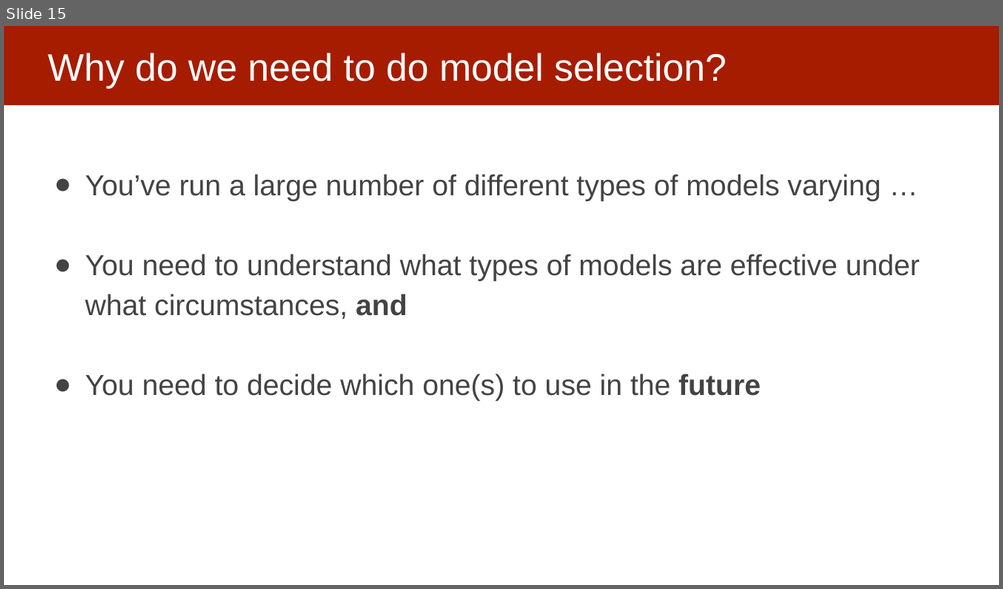
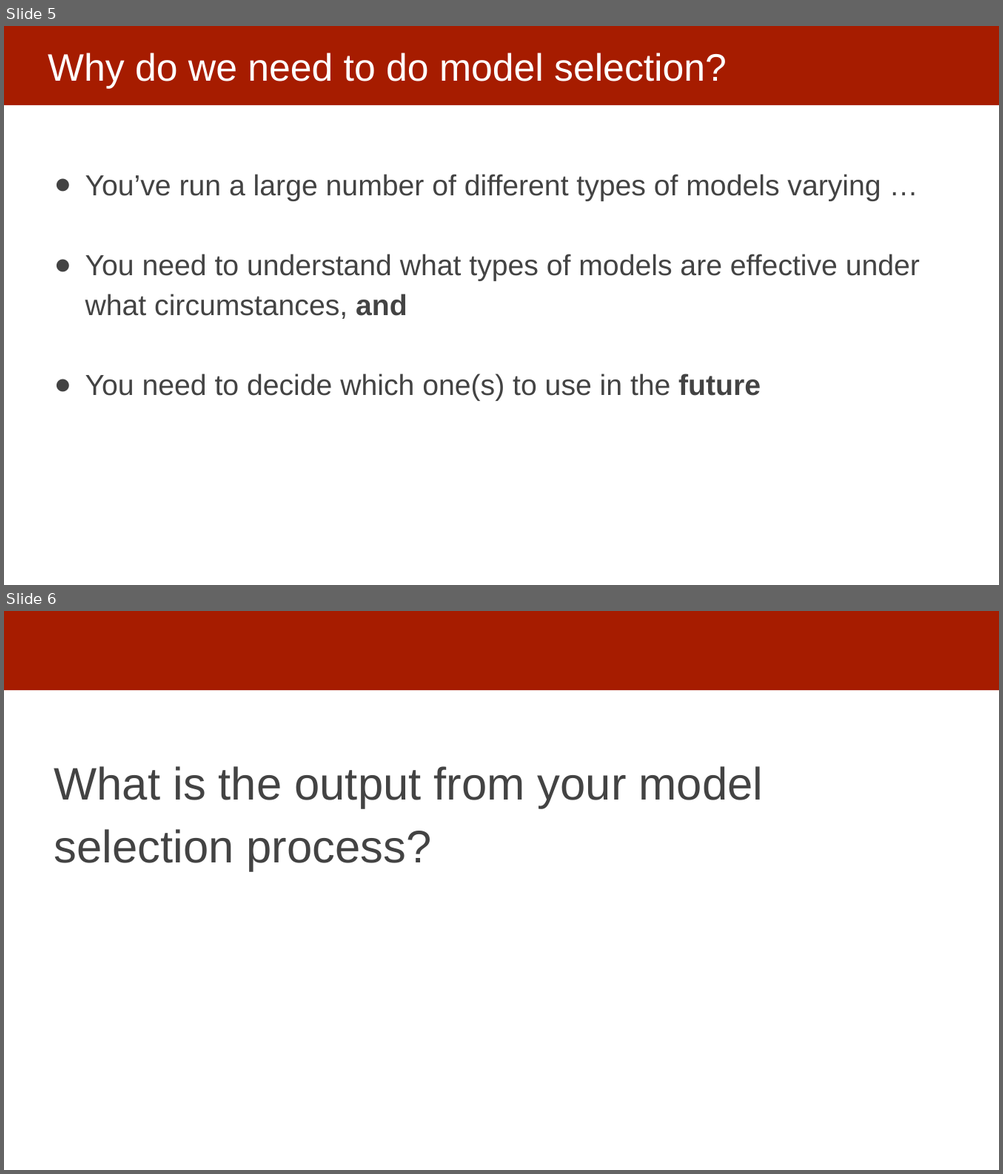
Before and after one commit to dssg/mlforpublicpolicylab, a slide deck: Lectures/15-ml-in-practice-and-model-selection-part-3.pptx. Shown one above the other, each under a label of ours: slide 15 before the commit, slides 5 and 6 after it. The pictures are 1003x589 and 1003x1174 pixels, drawn with LibreOffice and Linux fonts; fonts in the diff are those of the drawing. Boxes give left, top, right and bottom in pixels: in the first picture for what was removed or moved away, otherwise in the second. Text is boxed around its words. In the diff, an @@ line names an element or a change of style, - is before the commit and + after.

```diff
--- a/Lectures/15-ml-in-practice-and-model-selection-part-3.pptx
+++ b/Lectures/15-ml-in-practice-and-model-selection-part-3.pptx
@@ slide 6 added at (4, 611, 999, 1170), background #FFFFFF; not listed: 1 template element that a slide beside it also shows @@
@@ text added at (54, 766, 763, 871), 44 pt, text #434343 @@
+What is the output from your model selection process?
@@ what was slide 15 is now slide 5 @@
```
Also in this commit, not shown: 5 slides changed, 6 other slides added, 9 slides removed.
